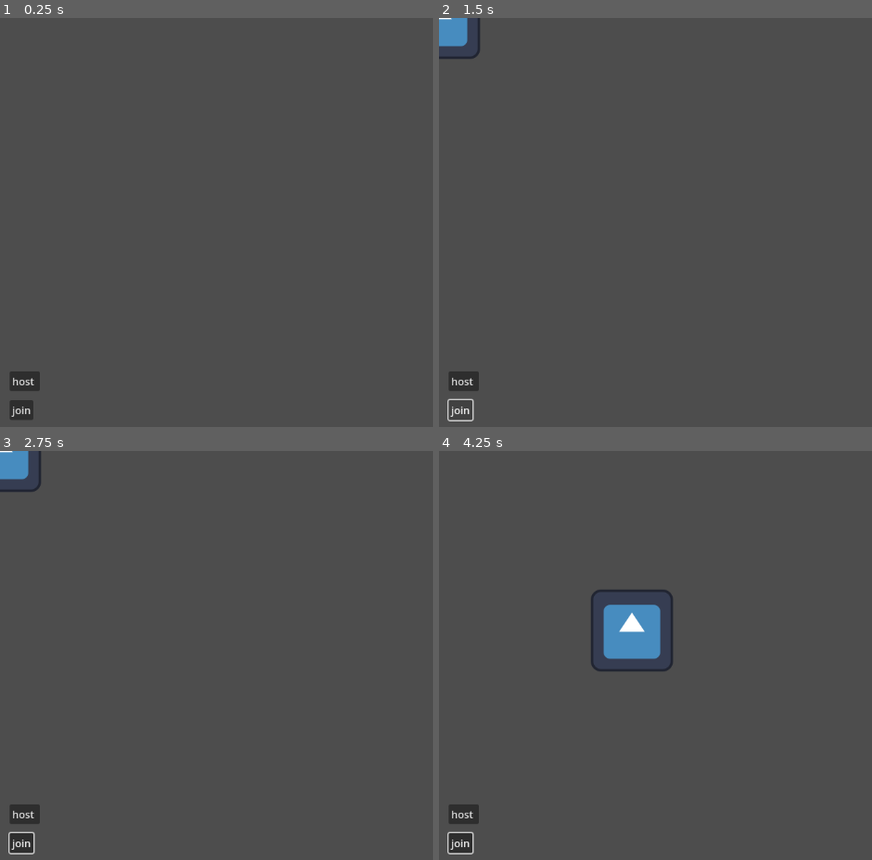
Above: before the commit, frames 1-4 (two rows, left to right).
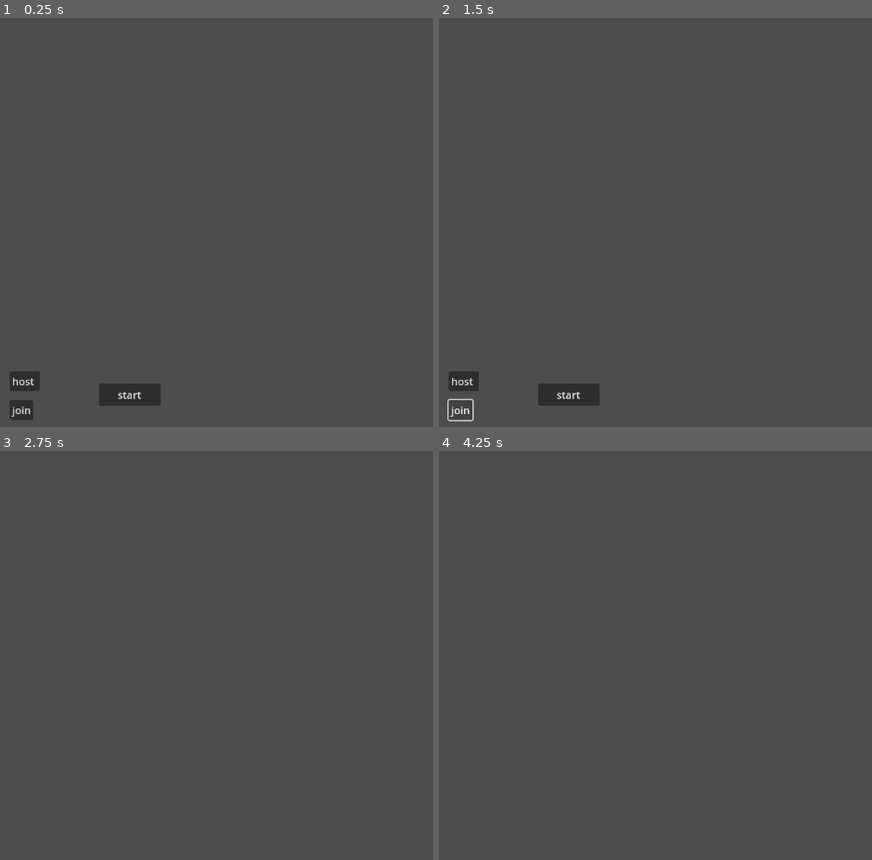
Above: after the commit, the same moments.

Repository: Craig-Holbrook/net_play_test
Game: Godot game, scene res://scenes/main/main.tscn
Two runs of this game, one before a commit and one after it. Both use one fixed random seed, a clock stepped at 60 frames per second and the inputs below. The engine's default icon, where the game draws it, is replaced by a stand-in: a white triangle on a blue panel in a dark square.
Inputs (mouse positions are in pixels of both pictures, inside the frame that each line leads up to):
- Up to frame 1 (0.25 s): no input
- Up to frame 2 (1.5 s): click "host" at 0.5 s; click "join" at 1.25 s
- Up to frame 3 (2.75 s): click (129, 827) at 2 s, where only the run after the commit has a clickable "start"
- Up to frame 4 (4.25 s): hold Right (ui_right) 2.78-3.53 s; hold Down (ui_down) from 3.53 s (still down)

The runs differ from the first frame. In frame 1, 0.7% of the frame differs, in the area x 22-38%, y 89-95%; in frame 2, 1.3%; in frame 3, 1.2%; in frame 4, 2.9%, in the area x 1-54%, y 33-99%.
Error after the commit: Invalid operands 'String' and 'int' in operator '+'. (res://scenes/main/main.gd:30)

Commit message:
enhanced to use rpc's, global player list, lobby screen

Diff:
--- a/project.godot
+++ b/project.godot
@@ -15,6 +15,10 @@
 config/features=PackedStringArray("4.2", "Forward Plus")
 config/icon="res://icon.svg"
 
+[autoload]
+
+GameManager="*res://scenes/managers/game_manager.gd"
+
 [dotnet]
 
 project/assembly_name="net_play_test"
--- a/scenes/main/main.gd
+++ b/scenes/main/main.gd
@@ -1,30 +1,81 @@
-extends Node
+extends Control
 
-var peer = ENetMultiplayerPeer.new()
-@export var player_scene: PackedScene
-var PORT = 808
+const PORT = 808
+const ADDRESS = "localhost"
+var peer: ENetMultiplayerPeer
 
 
 func _ready():
 	var upnp = UPNP.new()
 	upnp.discover()
 	upnp.add_port_mapping(808)
+	multiplayer.peer_connected.connect(peer_connected)
+	multiplayer.peer_disconnected.connect(peer_disconnected)
+	multiplayer.connected_to_server.connect(connected_to_server)
+	multiplayer.connection_failed.connect(connection_failed)
+	if "--server" in OS.get_cmdline_args():
+		host_game()
 
 
 #hosts external IP needs to be passed to create_client
 func _on_host_pressed():
-	peer.create_server(808)
-	multiplayer.multiplayer_peer = peer
-	multiplayer.peer_connected.connect(_add_player)
-	_add_player()
+	host_game()
+	send_player_information(multiplayer.get_unique_id())
 
 
-func _add_player(id = 1):
-	var player = player_scene.instantiate()
-	player.name = str(id)
-	call_deferred("add_child", player)
+func host_game():
+	peer = ENetMultiplayerPeer.new()
+	var error = peer.create_server(PORT)
+	if error != OK:
+		print("cannot host: " + error)
+		return
+	#try out compressions later
+	peer.host.compress(ENetConnection.COMPRESS_RANGE_CODER)
+	multiplayer.multiplayer_peer = peer
+	print("waiting for players")
+
+
+func peer_connected(id: int):
+	print("Player connected " + str(id))
+
+
+func peer_disconnected(id: int):
+	print("Player disconnected " + str(id))
+
+
+func connected_to_server():
+	print("connected to server")
+	send_player_information.rpc_id(1, multiplayer.get_unique_id())
+
+
+func connection_failed():
+	print("connection failed")
+
+
+@rpc("any_peer")
+func send_player_information(id):
+	if !GameManager.players.has(id):
+		GameManager.players[id] = {
+			"id": id,
+		}
+	if multiplayer.is_server():
+		for i in GameManager.players:
+			send_player_information.rpc(i)
+
+
+@rpc("any_peer", "call_local")
+func start_game():
+	var stage = load("res://scenes/stage/stage.tscn").instantiate()
+	get_tree().root.add_child(stage)
+	self.hide()
 
 
 func _on_join_pressed():
-	peer.create_client("localhost", 808)
+	peer = ENetMultiplayerPeer.new()
+	peer.create_client(ADDRESS, PORT)
+	peer.get_host().compress(ENetConnection.COMPRESS_RANGE_CODER)
 	multiplayer.multiplayer_peer = peer
+
+
+func _on_start_pressed():
+	start_game.rpc()
--- a/scenes/main/main.tscn
+++ b/scenes/main/main.tscn
@@ -1,13 +1,14 @@
-[gd_scene load_steps=3 format=3 uid="uid://dmrs4rilfsl5b"]
+[gd_scene load_steps=2 format=3 uid="uid://dmrs4rilfsl5b"]
 
 [ext_resource type="Script" path="res://scenes/main/main.gd" id="1_aug63"]
-[ext_resource type="PackedScene" uid="uid://crelsihbigv62" path="res://scenes/player/player.tscn" id="2_4e11d"]
 
-[node name="Main" type="Node"]
+[node name="Main" type="Control"]
+layout_mode = 3
+anchors_preset = 0
 script = ExtResource("1_aug63")
-player_scene = ExtResource("2_4e11d")
 
 [node name="host" type="Button" parent="."]
+layout_mode = 0
 offset_left = 15.0
 offset_top = 551.0
 offset_right = 62.0
@@ -15,15 +16,21 @@
 text = "host "
 
 [node name="join" type="Button" parent="."]
+layout_mode = 0
 offset_left = 15.0
 offset_top = 596.0
 offset_right = 52.0
 offset_bottom = 627.0
 text = "join"
 
-[node name="MultiplayerSpawner" type="MultiplayerSpawner" parent="."]
-_spawnable_scenes = PackedStringArray("res://scenes/player/player.tscn")
-spawn_path = NodePath("..")
+[node name="start" type="Button" parent="."]
+layout_mode = 0
+offset_left = 154.0
+offset_top = 570.0
+offset_right = 250.0
+offset_bottom = 605.0
+text = "start"
 
 [connection signal="pressed" from="host" to="." method="_on_host_pressed"]
 [connection signal="pressed" from="join" to="." method="_on_join_pressed"]
+[connection signal="pressed" from="start" to="." method="_on_start_pressed"]
--- /dev/null
+++ b/scenes/managers/game_manager.gd
@@ -0,0 +1,3 @@
+extends Node
+
+var players = {}
--- a/scenes/player/Player.gd
+++ b/scenes/player/Player.gd
@@ -1,11 +1,14 @@
 extends CharacterBody2D
+class_name Player
+
+var id: int
 
 
-func _enter_tree():
-	set_multiplayer_authority(name.to_int())
+func _ready():
+	set_multiplayer_authority(id)
 
 
 func _physics_process(delta):
 	if is_multiplayer_authority():
 		velocity = Input.get_vector("ui_left", "ui_right", "ui_up", "ui_down") * 400
-	move_and_slide()
+		move_and_slide()
--- a/scenes/player/player.tscn
+++ b/scenes/player/player.tscn
@@ -1,6 +1,6 @@
 [gd_scene load_steps=4 format=3 uid="uid://crelsihbigv62"]
 
-[ext_resource type="Script" path="res://scenes/player/Player.gd" id="1_lubhu"]
+[ext_resource type="Script" path="res://scenes/player/player.gd" id="1_lubhu"]
 [ext_resource type="Texture2D" uid="uid://dbwwcaydqsoc4" path="res://icon.svg" id="2_75dag"]
 
 [sub_resource type="SceneReplicationConfig" id="SceneReplicationConfig_iyx00"]
--- /dev/null
+++ b/scenes/stage/stage.gd
@@ -0,0 +1,15 @@
+extends Node
+
+@onready var player_scene: PackedScene = load("res://scenes/player/player.tscn")
+
+
+func _ready():
+	var index = 0
+	for i in GameManager.players:
+		var current_player: Player = player_scene.instantiate()
+		current_player.id = GameManager.players[i].id
+		add_child(current_player)
+		for spawn in get_tree().get_nodes_in_group("spawn_points"):
+			if spawn.name == str(index):
+				current_player.global_position = spawn.global_position
+		index += 1
--- /dev/null
+++ b/scenes/stage/stage.tscn
@@ -0,0 +1,12 @@
+[gd_scene load_steps=2 format=3 uid="uid://mqdppb10thty"]
+
+[ext_resource type="Script" path="res://scenes/stage/stage.gd" id="1_kkfyi"]
+
+[node name="Stage" type="Node"]
+script = ExtResource("1_kkfyi")
+
+[node name="0" type="Node2D" parent="." groups=["spawn_points"]]
+position = Vector2(152, 482)
+
+[node name="1" type="Node2D" parent="." groups=["spawn_points"]]
+position = Vector2(700, 482)
